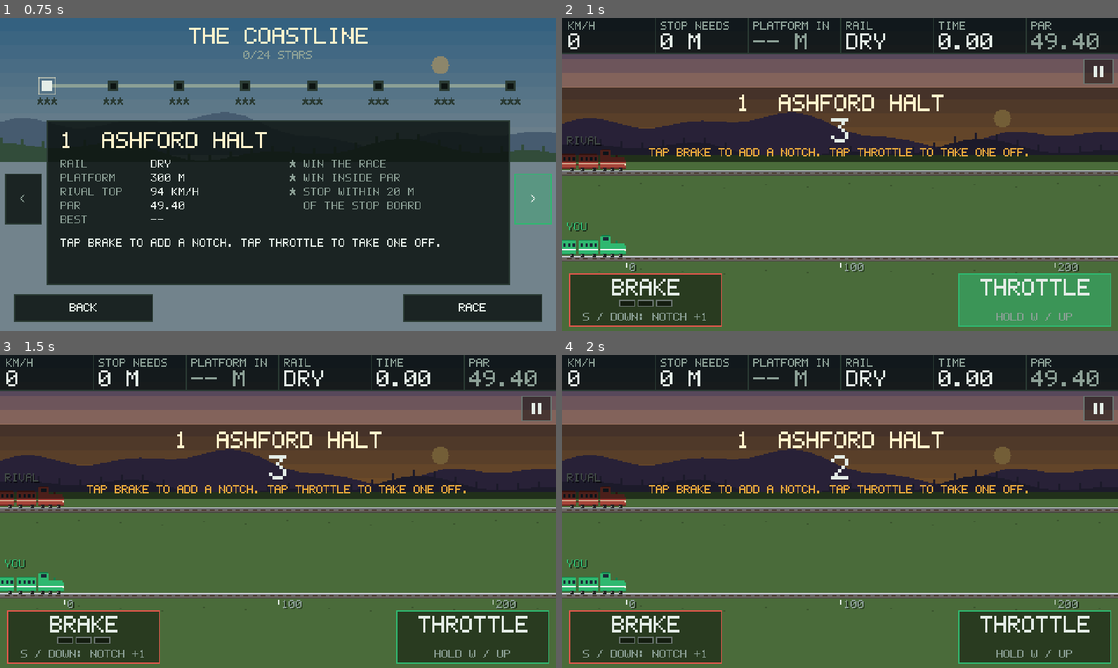
Above: before the commit, frames 1-4 (two rows, left to right).
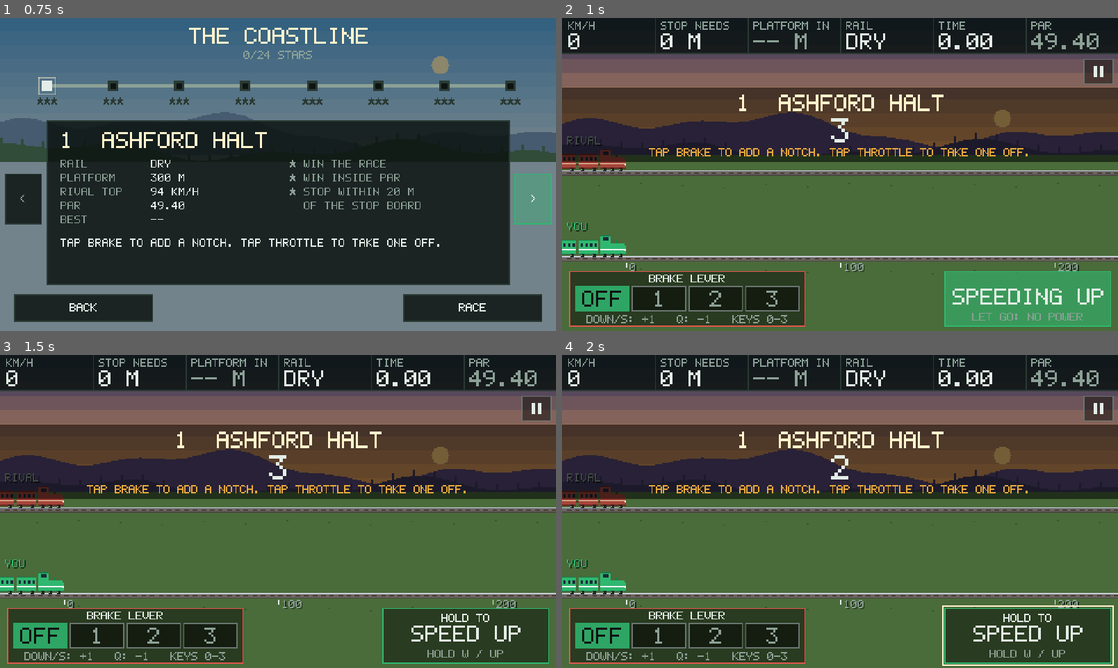
Above: after the commit, the same moments.

Repository: AJ-72/drivetrain
Game: Godot game, scene res://scenes/main.tscn
Same seed, same stepped clock (60 frames per second), same inputs: the game is played once before the commit and once after it.
Inputs (mouse positions are in pixels of both pictures, inside the frame that each line leads up to):
- Up to frame 1 (0.75 s): tap Enter (ui_accept) at 0.5 s; move the mouse to (250, 237) at 0.52 s; hold W from 0.53 s (still down); hold Up (throttle) from 0.53 s (still down); click (250, 237) at 0.67 s
- Up to frame 2 (1 s): keep holding W; keep holding Up (throttle); tap Enter (ui_accept) at 0.77 s; tap Shift at 0.8 s
- Up to frame 3 (1.5 s): release W at 1.25 s; release Up (throttle) at 1.25 s; tap Enter (ui_accept) at 1.25 s; drag from (444, 558) to (250, 574) at 1.27 s
- Up to frame 4 (2 s): no input

Frame 1 is identical in both runs. In frame 2, 7.2% of the frame differs, in the area x 1-99%, y 80-99%; in frame 3, 7.0%; in frame 4, 7.4%, in the area x 1-100%, y 80-100%.

Commit message:
Last Stop: separate brake lever and SPEED UP button, simpler help
Players did not understand that THROTTLE must be held, and the same button
also released the brake. The brake is now a lever (OFF, 1, 2, 3) that is
tapped or slid, and power is a separate HOLD TO SPEED UP button that never
touches the brake. Keys: Q / Shift take a notch off, 0-3 set it. The help
screen is now a goal, three steps and a picture of the two controls.

Co-Authored-By: Claude Opus 5.5 <noreply@anthropic.com>
Claude-Session: https://claude.ai/code/session_01Wr1RjeoBiitLNM6JJgxSWY

Diff:
--- a/godot/scripts/game.gd
+++ b/godot/scripts/game.gd
@@ -65,7 +65,7 @@
 var t := 0.0
 var last_joint := 0
 var particles: Array = []
-var touches := {}          # touch index -> "throttle", "notch", "menu" or "fullscreen"
+var touches := {}          # touch index -> "throttle", "lever", "menu" or "fullscreen"
 var outcome := {}          # the result of the last race, for the overlay
 var saved_ok := true
 var _finish_time := 0.0
@@ -73,7 +73,6 @@
 var portrait := false      # a touch screen held upright: the game waits
 var portrait_test := false # lets the headless test show the portrait prompt
 var _mouse_frame := -1
-var _throttle_latch := false # a throttle key press that took a notch off gives no power
 var _pred_best := 0.0      # where the best stop ends, worked out once per frame
 var _pred_now := 0.0       # where the stop on the current notch ends
 var _exit_tried_t := -100.0 # when EXIT last asked the browser to close the page
@@ -97,11 +96,14 @@
 func _setup_input() -> void:
 	_bind("throttle", [KEY_UP, KEY_W], JOY_AXIS_TRIGGER_RIGHT)
 	_bind("brake", [KEY_DOWN, KEY_S], JOY_AXIS_TRIGGER_LEFT)
+	_bind("brake_less", [KEY_Q, KEY_SHIFT], -1, JOY_BUTTON_LEFT_SHOULDER)
+	for n in RaceSim.MAX_NOTCH + 1:
+		_bind("brake_%d" % n, [KEY_0 + n], -1)
 	_bind("restart", [KEY_R], -1)
 	_bind("pause", [KEY_ESCAPE, KEY_P], -1)
 
 
-func _bind(action: String, keys: Array, axis: int) -> void:
+func _bind(action: String, keys: Array, axis: int, button: int = -1) -> void:
 	if InputMap.has_action(action):
 		return
 	InputMap.add_action(action, 0.3)
@@ -114,6 +116,10 @@
 		jm.axis = axis
 		jm.axis_value = 1.0
 		InputMap.action_add_event(action, jm)
+	if button >= 0:
+		var jb := InputEventJoypadButton.new()
+		jb.button_index = button
+		InputMap.action_add_event(action, jb)
 
 
 func _notification(what: int) -> void:
@@ -172,7 +178,7 @@
 
 
 func _held(action: String) -> bool:
-	if Input.is_action_pressed(action) and not (action == "throttle" and _throttle_latch):
+	if Input.is_action_pressed(action):
 		return true
 	for k in touches:
 		if touches[k] == action:
@@ -224,7 +230,6 @@
 	sim.state = RaceSim.State.IDLE
 	countdown = COUNTDOWN_S
 	paused = false
-	_throttle_latch = false
 	acc_ms = 0.0
 	last_joint = 0
 	particles.clear()
@@ -499,17 +504,18 @@
 		_on_drag(event)
 		return
 	if screen == Screen.RACE and not paused and sim.state != RaceSim.State.RESULT:
-		if event.is_action_released("throttle"):
-			_throttle_latch = false
 		if event.is_action_pressed("pause"):
 			_set_paused(true)
 		elif event.is_action_pressed("restart"):
 			_start_race(mode, station)
 		elif event.is_action_pressed("brake"):
-			_notch(1)
-		elif event.is_action_pressed("throttle") and sim.brake_notch > 0:
-			_notch(-1)
-			_throttle_latch = true
+			_set_notch(sim.brake_notch + 1)
+		elif event.is_action_pressed("brake_less"):
+			_set_notch(sim.brake_notch - 1)
+		else:
+			for n in RaceSim.MAX_NOTCH + 1:
+				if event.is_action_pressed("brake_%d" % n):
+					_set_notch(n)
 		return
 	if screen == Screen.RACE and paused and event.is_action_pressed("pause"):
 		_set_paused(false)
@@ -570,15 +576,11 @@
 			return
 		var b := _race_button_at(e.position)
 		if b == "brake":
-			touches[e.index] = "notch"
-			_notch(1)
+			touches[e.index] = "lever"
+			_set_notch(_lever_notch_at(e.position.x))
 			return
 		if b == "throttle":
-			if sim.brake_notch > 0:
-				touches[e.index] = "notch"
-				_notch(-1)
-			else:
-				touches[e.index] = "throttle"
+			touches[e.index] = "throttle"
 			return
 	touches[e.index] = "menu"
 	var id := _item_at(e.position)
@@ -603,17 +605,20 @@
 
 
 func _on_drag(e: InputEventScreenDrag) -> void:
-	# A finger that slides off the throttle cuts the power. Notches change only
-	# on a tap, never on a slide.
-	if touches.get(e.index, "") == "throttle" and _race_button_at(e.position) != "throttle":
+	# A finger that slides off the throttle cuts the power. A finger that
+	# holds the lever drags its handle, even when it slides off the lever.
+	var held: String = touches.get(e.index, "")
+	if held == "throttle" and _race_button_at(e.position) != "throttle":
 		touches.erase(e.index)
-
-
-## Moves the brake handle one notch. Only while the train runs.
-func _notch(d: int) -> void:
+	elif held == "lever":
+		_set_notch(_lever_notch_at(e.position.x))
+
+
+## Puts the brake handle on a notch. Only while the train runs.
+func _set_notch(target: int) -> void:
 	if sim.state != RaceSim.State.RACING:
 		return
-	var n := clampi(sim.brake_notch + d, 0, RaceSim.MAX_NOTCH)
+	var n := clampi(target, 0, RaceSim.MAX_NOTCH)
 	if n == sim.brake_notch:
 		return
 	sim.brake_notch = n
@@ -637,11 +642,23 @@
 
 
 func _brake_rect() -> Rect2:
-	return Rect2(6, 220, 132, 46)
+	return Rect2(6, 218, 204, 48)
 
 
 func _throttle_rect() -> Rect2:
-	return Rect2(VW - 138, 220, 132, 46)
+	return Rect2(VW - 150, 218, 144, 48)
+
+
+## One position of the brake lever: 0 is OFF, then notches 1 to 3.
+func _lever_cell(r: Rect2, n: int) -> Rect2:
+	var w := (r.size.x - 8.0) / (RaceSim.MAX_NOTCH + 1)
+	return Rect2(r.position.x + 4.0 + n * w, r.position.y + 13, w, 22)
+
+
+func _lever_notch_at(x: float) -> int:
+	var r := _brake_rect()
+	var w := (r.size.x - 8.0) / (RaceSim.MAX_NOTCH + 1)
+	return clampi(floori((x - r.position.x - 4.0) / w), 0, RaceSim.MAX_NOTCH)
 
 
 # ------------------------------------------------------------------ drawing
@@ -858,24 +875,10 @@
 
 # ----------------------------------------------------------------- the help
 
-const HELP_LINES := [
-	["YOU DRIVE THE LOWER TRAIN. THE RIVAL DRIVES THE UPPER ONE.", INK],
-	["WIN: STOP WITH YOUR NOSE INSIDE THE PLATFORM", GO],
-	["BEFORE THE RIVAL FINISHES ITS OWN STOP.", GO],
-	["ARRIVING FIRST DOES NOT WIN. STOPPING DOES.", WARN],
-	["", INK],
-	["THROTTLE  HOLD UP / W / RIGHT BUTTON (AT NOTCH 0)", INK],
-	["BRAKE     TAP DOWN / S / LEFT: +1 NOTCH. UP / RIGHT: -1", INK],
-	["PAUSE  ESC / P / THE II BUTTON.  RESTART  R", INK],
-	["", INK],
-	["STOP NEEDS  HOW FAR THE BEST STOP CARRIES YOU NOW", MUTED],
-	["PLATFORM IN HOW FAR THE PLATFORM IS", MUTED],
-	["BRAKE WHEN THE TWO ARE ABOUT EQUAL. MORE NOTCHES BRAKE HARDER.", INK],
-	["THE DASHED MARKER SHOWS WHERE YOU WOULD STOP.", INK],
-	["IT TURNS GREEN INSIDE THE PLATFORM.", INK],
-	["TOO MANY NOTCHES WHEN FAST OR WET LOCK THE WHEELS: A SLIDE.", WARN],
-	["ONE STOP ONLY. YOU CANNOT CREEP FORWARD AGAIN.", STOP],
-	["PHONE: BROWSER MENU > ADD TO HOME SCREEN FOR A FULL SCREEN APP", MUTED],
+const HELP_STEPS := [
+	"HOLD SPEED UP TO GO FASTER.",
+	"WHEN STOP NEEDS AND PLATFORM IN ARE ABOUT EQUAL, SET THE BRAKE.",
+	"STOP WITH THE DASHED MARKER GREEN, INSIDE THE PLATFORM.",
 ]
 
 
@@ -883,8 +886,22 @@
 	_draw_backdrop(2, t * 6.0, false)
 	draw_rect(Rect2(0, 0, VW, VH), Color(0, 0, 0, 0.6))
 	_txtc("HOW TO PLAY", VW / 2.0, 8, LAMP, 2)
-	for i in HELP_LINES.size():
-		_txt(HELP_LINES[i][0], 30, 34 + i * 12, HELP_LINES[i][1])
+	_txtc("GOAL: STOP INSIDE THE PLATFORM BEFORE THE RIVAL STOPS.", VW / 2.0, 30, GO)
+	_txtc("BEING FIRST DOES NOT WIN. STOPPING DOES.", VW / 2.0, 41, WARN)
+	for i in HELP_STEPS.size():
+		var y := 58 + i * 14
+		_txt(str(i + 1), 24, y, LAMP)
+		_txt(HELP_STEPS[i], 36, y, INK)
+	var lever := Rect2(40, 108, 204, 48)
+	var button := Rect2(296, 108, 144, 48)
+	_draw_brake_lever(lever, 1, false, touch_ui)
+	_draw_speed_button(button, false, false, touch_ui)
+	_txtc("HANDLE STAYS WHERE YOU PUT IT.", lever.get_center().x, 164, MUTED)
+	_txtc("HIGHER NUMBER BRAKES HARDER.", lever.get_center().x, 175, MUTED)
+	_txtc("POWER ONLY WHILE YOU HOLD IT", button.get_center().x, 164, MUTED)
+	_txtc("AND THE BRAKE IS OFF.", button.get_center().x, 175, MUTED)
+	_txtc("TOO MUCH BRAKE WHEN FAST OR WET: THE WHEELS SLIDE.", VW / 2.0, 194, WARN)
+	_txtc("ONE STOP ONLY. YOU CANNOT CREEP FORWARD AGAIN.", VW / 2.0, 206, STOP)
 	_draw_items(_items())
 
 
@@ -1285,8 +1302,11 @@
 		return
 	var text := ""
 	var c := WARN
-	if sim.sliding:
-		text = "WHEEL SLIDE - TAP THROTTLE TO EASE" if touch_ui else "WHEEL SLIDE - EASE THE BRAKE (UP)"
+	if sim.player_pos <= 0.0 and not _held("throttle"):
+		text = "HOLD SPEED UP TO START" if touch_ui else "HOLD W / UP TO START"
+		c = GO
+	elif sim.sliding:
+		text = "WHEEL SLIDE - MOVE THE BRAKE TO A LOWER NUMBER" if touch_ui else "WHEEL SLIDE - EASE THE BRAKE (Q)"
 		c = STOP
 		if fmod(t, 0.3) > 0.2:
 			return
@@ -1307,36 +1327,54 @@
 func _draw_levers() -> void:
 	if sim.state == RaceSim.State.RESULT or paused:
 		return
-	var br := _brake_rect()
-	var th := _throttle_rect()
-	var notch := sim.brake_notch
-	var b_on := notch > 0
-	var t_on := sim.throttle or (notch == 0 and _held("throttle"))
-	var b_fill := Color(STOP, 0.2 + 0.15 * notch) if b_on else Color(0, 0, 0, 0.45)
-	if sim.sliding and fmod(t, 0.3) < 0.15:
-		b_fill = Color(WARN, 0.7)
-	_box(br, b_fill, STOP)
-	_box(th, Color(GO, 0.55) if t_on else Color(0, 0, 0, 0.45), GO)
-	_txtc("BRAKE", br.get_center().x, br.position.y + 5, INK, 2)
-	# one lamp for each notch
-	for i in RaceSim.MAX_NOTCH:
-		var lit := i < notch
-		var lamp := Rect2(br.get_center().x - 23 + i * 16, br.position.y + 23, 14, 6)
-		draw_rect(lamp, (WARN if sim.sliding else STOP) if lit else Color(0, 0, 0, 0.5))
-		if not lit:
-			_box(lamp, Color(0, 0, 0, 0), EDGE.lightened(0.3))
-	_txtc("RELEASE" if b_on else "THROTTLE", th.get_center().x, th.position.y + 5, INK, 2)
-	if touch_ui:
-		_txtc("TAP: NOTCH +1", br.get_center().x, br.position.y + 34, MUTED)
-		_txtc("TAP: NOTCH -1" if b_on else "HOLD FOR POWER", th.get_center().x, th.position.y + 34, MUTED)
-	else:
-		_txtc("S / DOWN: NOTCH +1", br.get_center().x, br.position.y + 34, MUTED)
-		_txtc("W / UP: NOTCH -1" if b_on else "HOLD W / UP", th.get_center().x, th.position.y + 34, MUTED)
+	var held := sim.throttle or (sim.brake_notch == 0 and _held("throttle"))
+	_draw_brake_lever(_brake_rect(), sim.brake_notch, sim.sliding, touch_ui)
+	_draw_speed_button(_throttle_rect(), held, sim.brake_notch > 0, touch_ui)
+	# Until the train first moves, the speed button pulses to show where to start.
+	if sim.player_pos <= 0.0 and not held and fmod(t, 0.8) < 0.4:
+		var th := _throttle_rect().grow(2)
+		_box(th, Color(0, 0, 0, 0), LAMP)
 	# the pause button
 	var pr := _pause_rect()
 	_box(pr, Color(0, 0, 0, 0.45), EDGE.lightened(0.3))
 	draw_rect(Rect2(pr.position.x + 9, pr.position.y + 6, 3, 10), INK)
 	draw_rect(Rect2(pr.position.x + 14, pr.position.y + 6, 3, 10), INK)
+
+
+## The brake lever: OFF and notches 1 to 3. The handle stays where it is put.
+func _draw_brake_lever(r: Rect2, notch: int, sliding: bool, touch: bool) -> void:
+	_box(r, Color(STOP, 0.12 + 0.12 * notch) if notch > 0 else Color(0, 0, 0, 0.45), STOP)
+	_txtc("BRAKE LEVER", r.get_center().x, r.position.y + 3, INK)
+	for n in RaceSim.MAX_NOTCH + 1:
+		var c := _lever_cell(r, n).grow_individual(-1, 0, -1, 0)
+		var on := n == notch
+		var lamp := (WARN if sliding and fmod(t, 0.3) < 0.15 else STOP) if n > 0 else GO
+		if on:
+			draw_rect(c, Color(lamp, 0.85))
+		else:
+			_box(c, Color(0, 0, 0, 0.5), EDGE.lightened(0.3))
+		var label := "OFF" if n == 0 else str(n)
+		_txtc(label, c.get_center().x, c.position.y + 4, Color("111111") if on else MUTED, 2)
+	var hint := "TAP OR SLIDE" if touch else "DOWN/S: +1   Q: -1   KEYS 0-3"
+	_txtc(hint, r.get_center().x, r.position.y + 38, MUTED)
+
+
+## The speed button gives power only while it is held and the brake is OFF.
+func _speed_button_text(held: bool, blocked: bool, touch: bool) -> Array:
+	if blocked:
+		return ["", "BRAKE IS ON", "SET BRAKE TO OFF"]
+	if held:
+		return ["", "SPEEDING UP", "LET GO: NO POWER"]
+	return ["HOLD TO", "SPEED UP", "" if touch else "HOLD W / UP"]
+
+
+func _draw_speed_button(r: Rect2, held: bool, blocked: bool, touch: bool) -> void:
+	_box(r, Color(GO, 0.6) if held else Color(0, 0, 0, 0.45), MUTED if blocked else GO)
+	var lines := _speed_button_text(held, blocked, touch)
+	var cx := r.get_center().x
+	_txtc(lines[0], cx, r.position.y + 5, INK)
+	_txtc(lines[1], cx, r.position.y + 15, MUTED if blocked else INK, 2)
+	_txtc(lines[2], cx, r.position.y + 36, MUTED)
 
 
 func _draw_countdown() -> void:
--- a/godot/tests/test_sim.gd
+++ b/godot/tests/test_sim.gd
@@ -230,27 +230,42 @@
 	script_steps.append(func():
 		check(game.sim.state == RaceSim.State.RACING, "a campaign race starts after the countdown")
 		check(game.sim.player_pos > 0.0, "holding throttle moves the train in the scene"))
-	# The notch lever: taps on BRAKE add notches, taps on THROTTLE take them off.
-	script_steps.append(func():
-		var br: Vector2 = game._brake_rect().get_center()
+	# The brake lever: a tap on a position sets that notch, a slide moves the
+	# handle, and the speed button never changes the notch.
+	script_steps.append(func():
+		var lever: Rect2 = game._brake_rect()
+		game._unhandled_input(_touch(game._lever_cell(lever, 2).get_center(), true))
+		game._unhandled_input(_touch(game._lever_cell(lever, 2).get_center(), false))
+		check(game.sim.brake_notch == 2, "a tap on lever position 2 sets notch 2")
+		game._unhandled_input(_touch(game._lever_cell(lever, 1).get_center(), true))
+		game._unhandled_input(_drag(game._lever_cell(lever, 3).get_center()))
+		check(game.sim.brake_notch == 3, "a slide on the lever moves the handle to 3")
+		game._unhandled_input(_drag(Vector2(0, 150)))
+		check(game.sim.brake_notch == 0, "a slide past the left end moves the handle to OFF")
+		game._unhandled_input(_touch(Vector2(0, 150), false))
+		game._unhandled_input(_touch(game._lever_cell(lever, 1).get_center(), true))
+		game._unhandled_input(_touch(game._lever_cell(lever, 1).get_center(), false))
 		var th: Vector2 = game._throttle_rect().get_center()
-		for i in 2:
-			game._unhandled_input(_touch(br, true))
-			game._unhandled_input(_touch(br, false))
-		check(game.sim.brake_notch == 2, "two taps on BRAKE set notch 2")
 		game._unhandled_input(_touch(th, true))
-		check(game.sim.brake_notch == 1, "a tap on THROTTLE takes a notch off")
-		check(game.touches.get(0, "") == "notch", "a THROTTLE tap that takes a notch off gives no power")
+		check(game.sim.brake_notch == 1, "a tap on SPEED UP does not change the brake")
+		check(game.touches.get(0, "") == "throttle", "a finger on SPEED UP holds the power")
 		game._unhandled_input(_touch(th, false))
+		game._unhandled_input(_key(KEY_DOWN, true))
+		game._unhandled_input(_key(KEY_DOWN, false))
 		game._unhandled_input(_key(KEY_DOWN, true))
 		game._unhandled_input(_key(KEY_DOWN, false))
 		game._unhandled_input(_key(KEY_DOWN, true))
 		check(game.sim.brake_notch == 3, "the Down key adds notches up to 3")
 		game._unhandled_input(_key(KEY_DOWN, false))
-		for i in 3:
-			game._unhandled_input(_key(KEY_UP, true))
-			game._unhandled_input(_key(KEY_UP, false))
-		check(game.sim.brake_notch == 0, "the Up key takes the notches off"))
+		game._unhandled_input(_key(KEY_Q, true))
+		game._unhandled_input(_key(KEY_Q, false))
+		check(game.sim.brake_notch == 2, "the Q key takes a notch off")
+		game._unhandled_input(_key(KEY_UP, true))
+		check(game.sim.brake_notch == 2, "the Up key does not change the brake")
+		game._unhandled_input(_key(KEY_UP, false))
+		game._unhandled_input(_key(KEY_0, true))
+		game._unhandled_input(_key(KEY_0, false))
+		check(game.sim.brake_notch == 0, "the 0 key puts the brake to OFF"))
 	script_steps.append(func(): pass)
 	script_steps.append(func():
 		check(game.sim.throttle, "at notch 0 a held throttle gives power again"))
@@ -336,6 +351,13 @@
 	return e
 
 
+func _drag(pos: Vector2) -> InputEventScreenDrag:
+	var e := InputEventScreenDrag.new()
+	e.index = 0
+	e.position = pos
+	return e
+
+
 func _process(_delta: float) -> bool:
 	if game == null:
 		return _done()
Not shown, changed: godot/README.md
Not shown, changed: godot/release/itch-page.md
